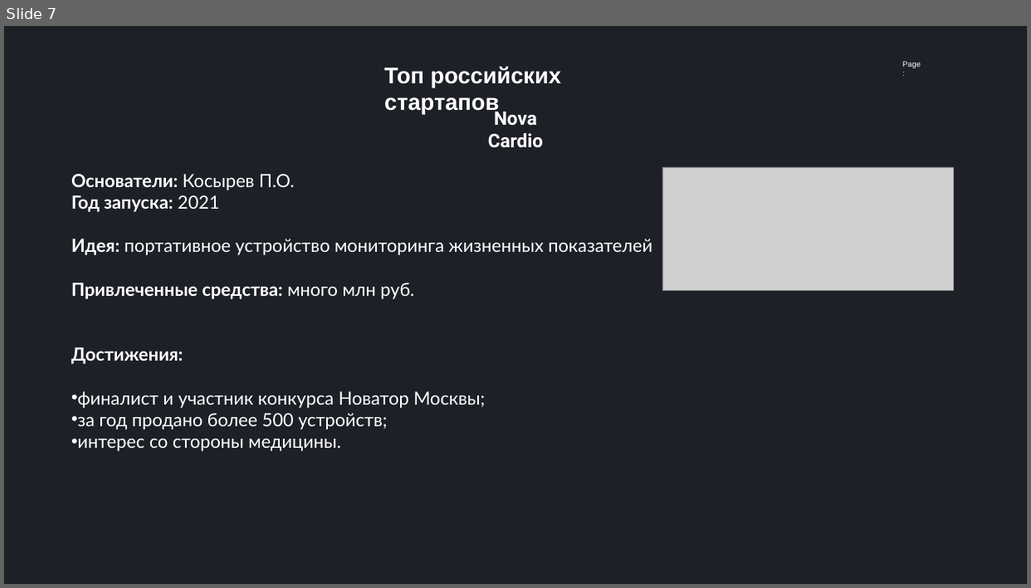
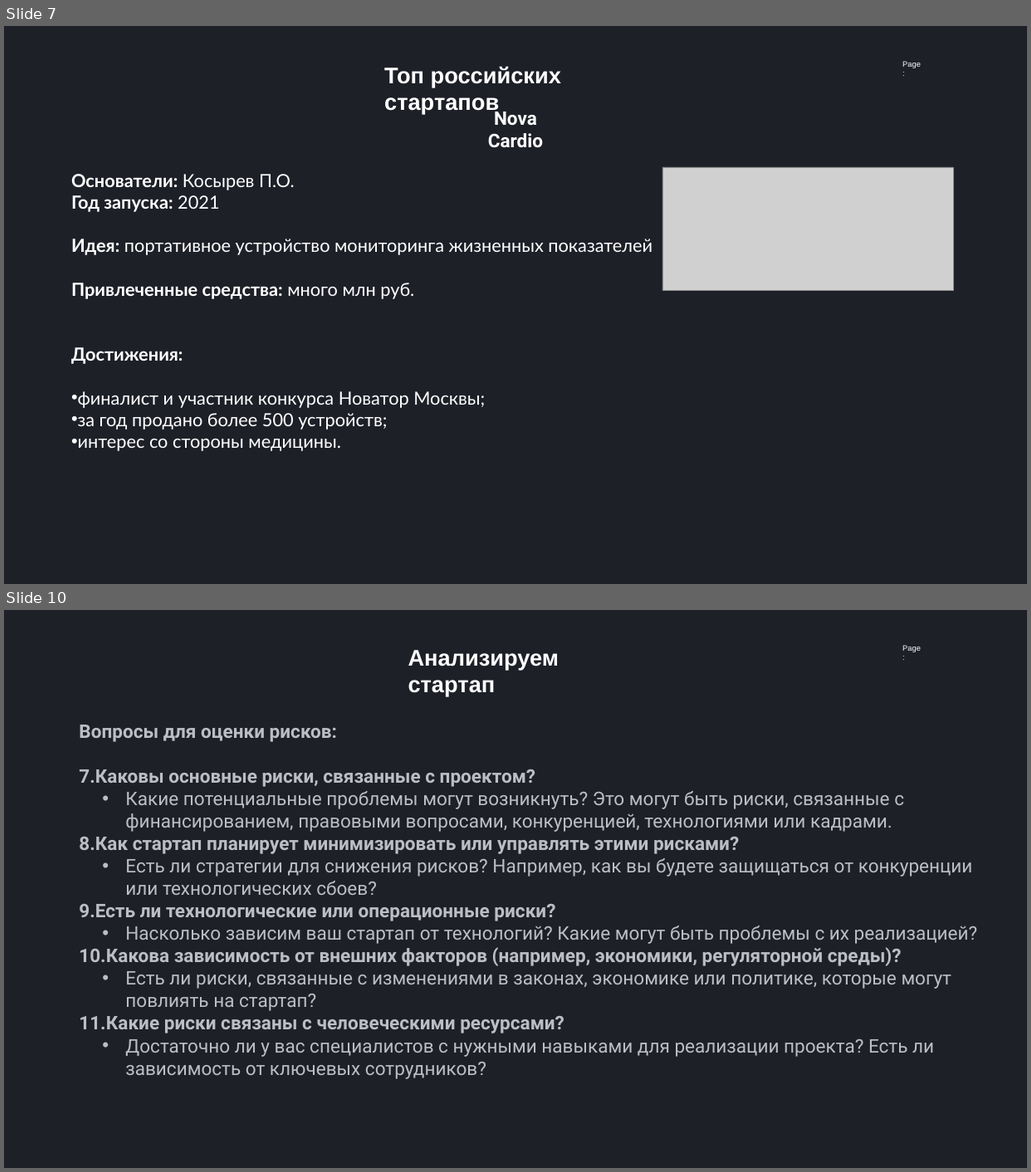
Before and after one commit to abat-voix/project-workshop, a slide deck: docs/мой_семинар/2.0 Разбираем продукты.pptx. Shown one above the other, each under a label of ours: slide 7 before the commit, slides 7 and 10 after it; the slides between them are not shown. The pictures are 1031x588 and 1031x1172 pixels, drawn with LibreOffice and Linux fonts; fonts in the diff are those of the drawing; grey boxes stand for pictures. Boxes give left, top, right and bottom in pixels: in the first picture for what was removed or moved away, otherwise in the second. Text is boxed around its words. In the diff, an @@ line names an element or a change of style, - is before the commit and + after.

```diff
--- a/docs/мой_семинар/2.0 Разбираем продукты.pptx
+++ b/docs/мой_семинар/2.0 Разбираем продукты.pptx
@@ slide 10 added at (4, 610, 1027, 1168), background #1E2028; not listed: 1 template element that a slide beside it also shows @@
@@ text added at (408, 650, 559, 696), 35 pt, text #FFFFFF, bold @@
+Анализируем стартап
@@ text added at (79, 725, 978, 1079), 29 pt, text #BCBEC4 @@
+Вопросы для оценки рисков:
+7. Каковы основные риски, связанные с проектом?
+  • Какие потенциальные проблемы могут возникнуть? Это могут быть риски, связанные с финансированием, правовыми вопросами, конкуренцией, технологиями или кадрами.
+8. Как стартап планирует минимизировать или управлять этими рисками?
+  • Есть ли стратегии для снижения рисков? Например, как вы будете защищаться от конкуренции или технологических сбоев?
+9. Есть ли технологические или операционные риски?
+  • Насколько зависим ваш стартап от технологий? Какие могут быть проблемы с их реализацией?
+10. Какова зависимость от внешних факторов (например, экономики, регуляторной среды)?
+  • Есть ли риски, связанные с изменениями в законах, экономике или политике, которые могут повлиять на стартап?
+11. Какие риски связаны с человеческими ресурсами?
+  • Достаточно ли у вас специалистов с нужными навыками для реализации проекта? Есть ли зависимость от ключевых сотрудников?
```
Also in this commit, not shown: 2 slides changed, 4 other slides added, 4 other files.
